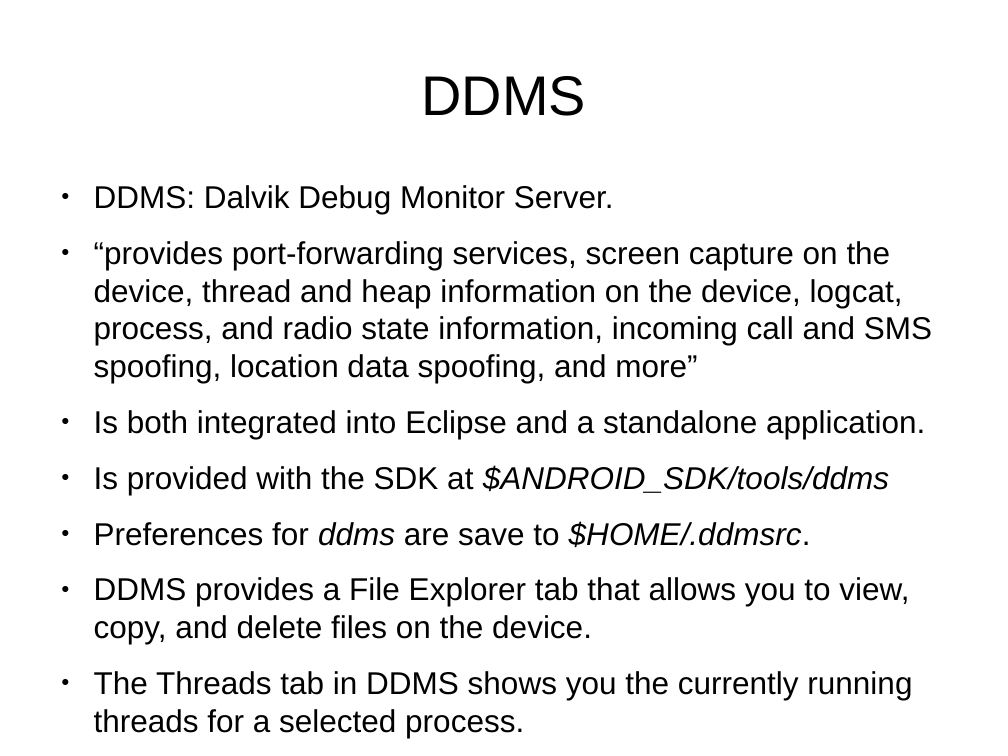
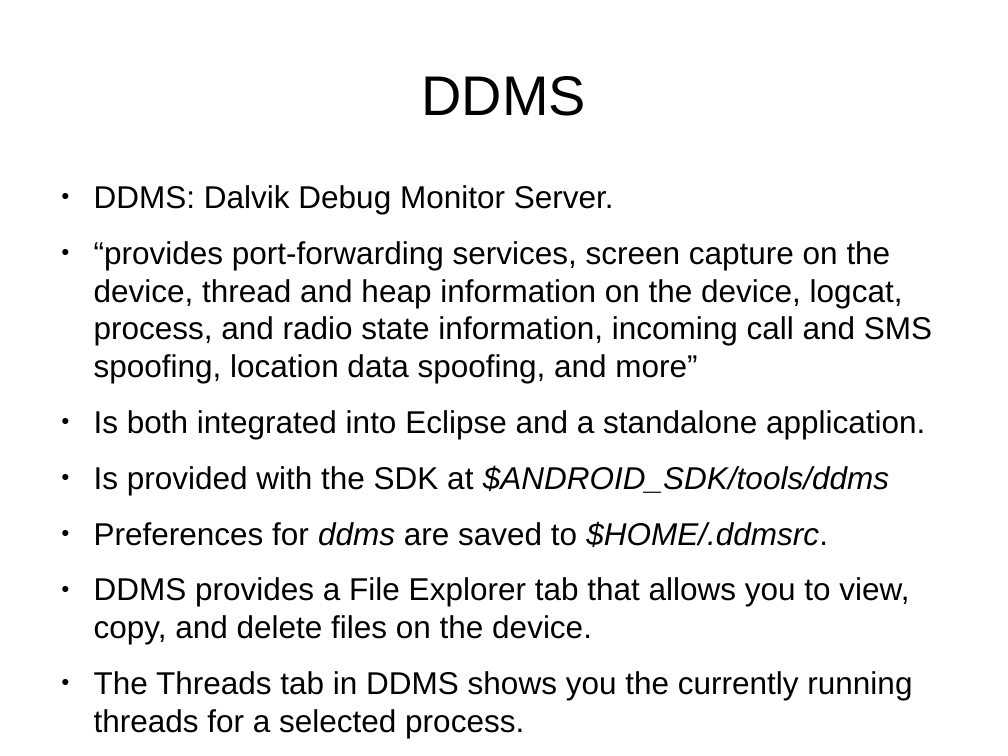
Before and after one commit to veltzer/demos, a slide deck: slide 83 of android/slides/android.odp. Drawn at 1008x756 pixels with LibreOffice and Linux fonts; fonts in the diff are those of the drawing. Boxes give left, top, right and bottom in pixels: in the first picture for what was removed or moved away, otherwise in the second. Text is boxed around its words. In the diff, an @@ line names an element or a change of style, - is before the commit and + after.

```diff
--- a/android/slides/android.odp
+++ b/android/slides/android.odp
@@ text at [94, 521, 828, 547]: text changed @@
-● Preferences for ddms are save to $HOME/.ddmsrc.
+● Preferences for ddms are saved to $HOME/.ddmsrc.
```
Also in this commit, not shown: 2 other slides changed, 1 slide removed.
